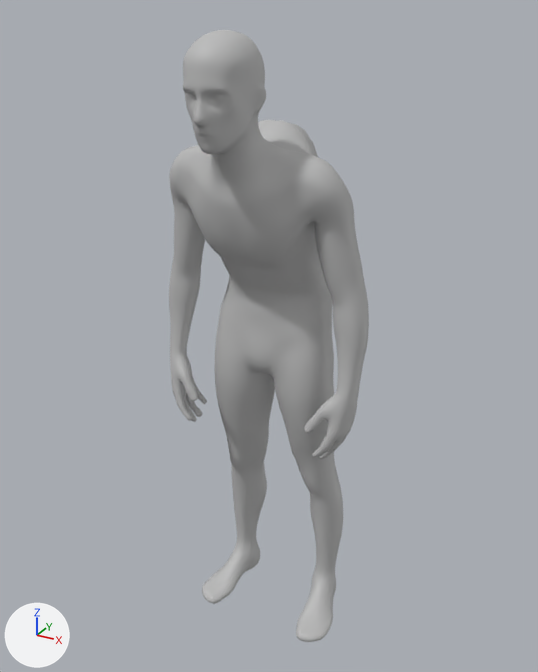
The FBX model public/folktales/content/sm_maleHunchback_pose_neutral.fbx as it was, and as the next commit left it.
Before and after are seen from a camera (50 mm lens) standing at (0.914, -1.727, 1.789) and looking at (0.01, -0.082, 0.966). Every picture has the same lights, and +X, +Y and +Z are marked at lower left. Where no turn or scale is listed for an object, it has been applied to the vertices.

The first picture shows 'sm_maleHunchback'.
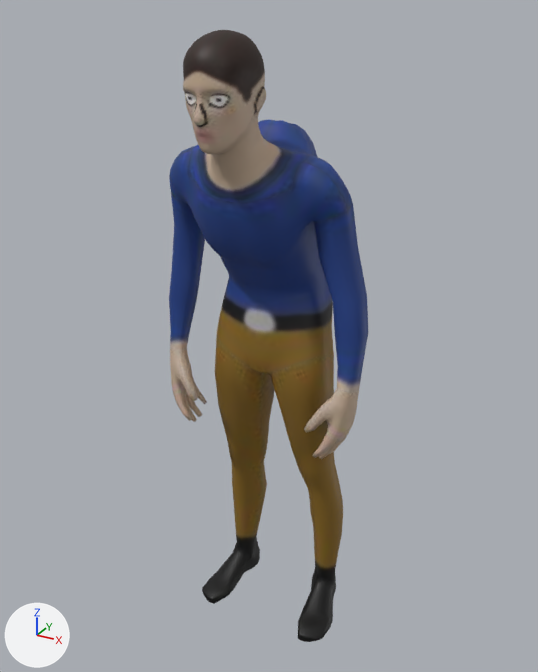
Where the change shows, as pixel boxes [x1, y1, x2, y2] in the pictures (538 x 672 px):
'sm_maleHunchback', reshaped
    before: [169, 30, 369, 642]
    after: [169, 30, 368, 642]
part 1 of me_mesh, cut back
    before: [169, 134, 369, 642]
    after: [178, 203, 345, 640]
part 2 of me_mesh, recoloured
    both: [169, 30, 357, 639]

The change, as a list of edits to the scene's bpy script:
```text
Add img_t_malehunchback_d_jpg:
    img_t_malehunchback_d_jpg = load_image('t_maleHunchback_d.jpg', '_unpacked/t_maleHunchback_d.jpg', 256, 256, 'sRGB')
Add mat_phong2:
    mat_phong2 = principled_material('phong2')
    mat_phong2.texture = img_t_malehunchback_d_jpg
    mat_phong2.roughness = 0.553
Change me_mesh:
    used by ob_sm_malehunchback; location = (0.0, 0.0, 0.0)
    remove me_mesh.from_pydata(...)  # 8274 vertices, 8272 faces; spans x -0.3..0.3, y -0.38..0.11, z 0.0..1.75
    add me_mesh.from_pydata(...)  # 4506 vertices, 4504 faces; spans x -0.3..0.3, y -0.38..0.11, z 0.0..1.75
    me_mesh part 1: 53 vertices moved within x -0.26..0.26, y -0.19..-0.08, z 0.01..1.32; 3768 vertices removed from x -0.3..0.3, y -0.26..0.11, z 0.0..1.5
    me_mesh part 2: 3126 faces spanning x -0.3..0.29, y -0.38..0.11, z 0.0..1.75 switch from mat_phong1 (grey #bcbcbc) to mat_phong2 (picture img_t_malehunchback_d_jpg)
```
